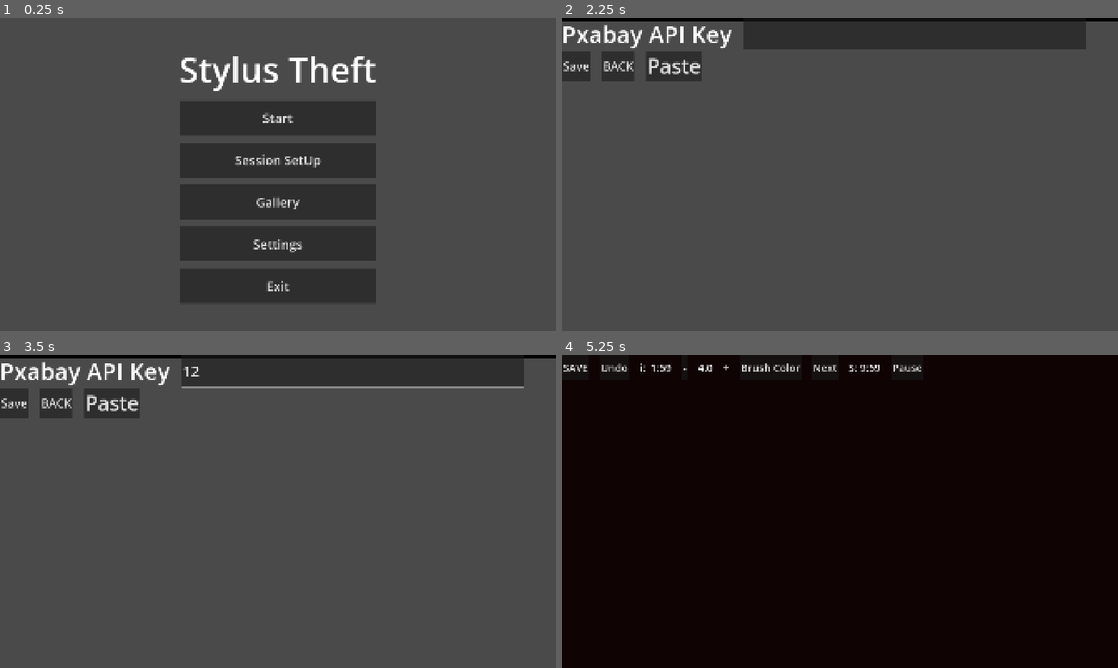
Above: before the commit, frames 1-4 (two rows, left to right).
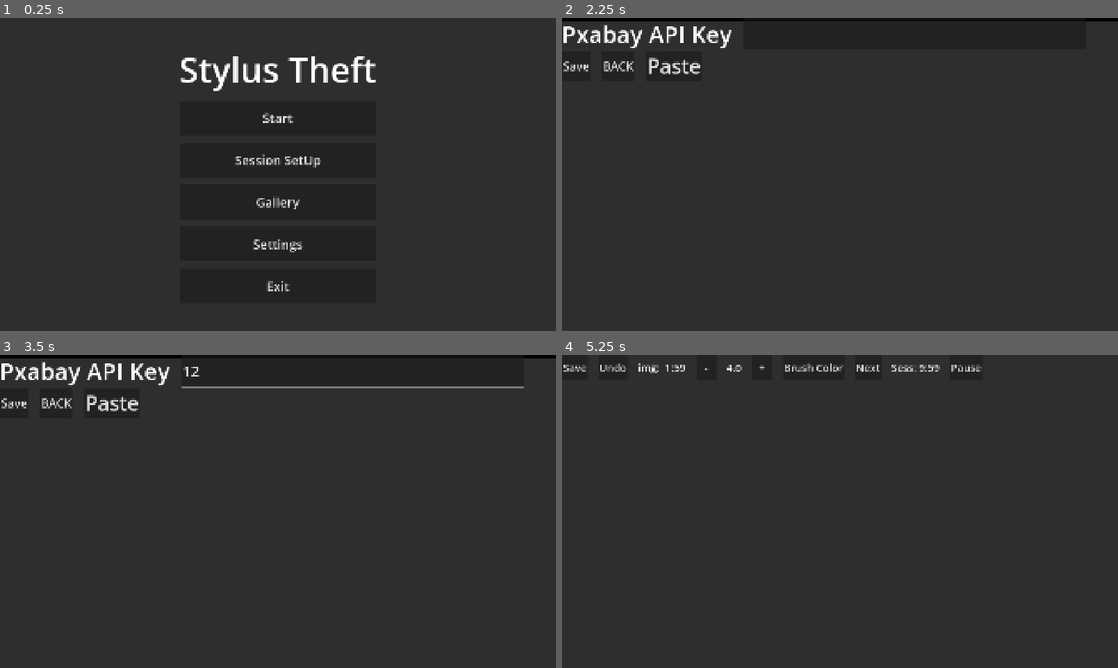
Above: after the commit, the same moments.

Repository: lovetocode/stylusTheft
Game: Godot game, scene res://main.tscn
Same seed, same stepped clock (60 frames per second), same inputs: the game is played once before the commit and once after it. The engine's default icon, where the game draws it, is replaced by a stand-in: a white triangle on a blue panel in a dark square.
Inputs (mouse positions are in pixels of both pictures, inside the frame that each line leads up to):
- Up to frame 1 (0.25 s): no input
- Up to frame 2 (2.25 s): click "Session SetUp" at 0.5 s; click "Back" at 1.25 s; click "Settings" at 2 s
- Up to frame 3 (3.5 s): click (350, 370) at 2.77 s; type "12" at 2.85 s
- Up to frame 4 (5.25 s): click "Save" at 3.5 s; click "BACK" at 4.25 s; click "Start" at 5 s

The runs differ from the first frame. In frame 1, 79% of the frame differs, in the area x 0-100%, y 0-100%; in frame 2, 91%; in frame 3, 90%; in frame 4, 99%.

Commit message:
backgtound color, removed bottom space, added auto save to pause menu

Diff:
--- a/stylus-theft/Scripts/pause_menu.gd
+++ b/stylus-theft/Scripts/pause_menu.gd
@@ -1,4 +1,7 @@
 extends CanvasLayer
+
+signal quit_to_menu_requested
+signal exit_requested
 
 @onready var resume_button: Button = $CenterContainer/VBoxContainer/ResumeButton
 @onready var menu_button: Button = $CenterContainer/VBoxContainer/QuitToMenuButton
@@ -11,6 +14,7 @@
 	menu_button.pressed.connect(_on_menu_pressed)
 	exit_button.pressed.connect(func(): get_tree().quit())
 	exit_button.visible = not OS.has_feature("web")
+	exit_button.pressed.connect(func(): exit_requested.emit())
 
 func open() -> void:
 	visible = true
@@ -21,8 +25,7 @@
 	get_tree().paused = false
 
 func _on_menu_pressed() -> void:
-	get_tree().paused = false
-	get_tree().change_scene_to_file("res://main.tscn")
+	quit_to_menu_requested.emit()
 
 func _notification(what: int) -> void:
 	if what == NOTIFICATION_WM_GO_BACK_REQUEST:
--- a/stylus-theft/Scripts/tracing_canvas.gd
+++ b/stylus-theft/Scripts/tracing_canvas.gd
@@ -32,6 +32,8 @@
 	image_source_choice()
 	timer.timeout.connect(_on_timer_timeout)
 	top_bar.pause_requested.connect(pause_menu.open)
+	pause_menu.quit_to_menu_requested.connect(_on_quit_to_menu)
+	pause_menu.exit_requested.connect(_on_exit_requested)
 
 func _on_pixabay_image_ready(texture: ImageTexture) -> void:
 	reference.texture = texture
@@ -48,7 +50,7 @@
 	return [minutes, seconds]
 
 func _process(delta: float) -> void:
-	label.text = "i: %2d:%02d" % imageduration()
+	label.text = "img: %2d:%02d" % imageduration()
 
 	if session_active == false:
 		return
@@ -56,7 +58,7 @@
 	var remaining: float = max(session_time - sesson_elapsed, 0.0)
 	var minutes: int = int(remaining) / 60
 	var seconds: int = int(remaining) % 60
-	session_time_label.text = "S: %d:%02d" % [minutes, seconds]
+	session_time_label.text = "Sess: %d:%02d" % [minutes, seconds]
 
 	if sesson_elapsed >= session_time:
 		session_active = false
@@ -75,8 +77,9 @@
 	top_bar.size.x = get_viewport_rect().size.x
 	top_bar.size.y = bar_height
 
-	reference.size.y -= bar_height
-	reference.position.y = bar_height
+	var vp = get_viewport().get_visible_rect().size
+	reference.position = Vector2(0, bar_height)
+	reference.size = Vector2(vp.x, vp.y - bar_height)
 
 	draw_layer.position.y = bar_height
 	draw_layer.bar_height = bar_height
@@ -98,6 +101,16 @@
 	clear_drawing()
 	image_source_choice()
 
+func _on_quit_to_menu() -> void:
+	pause_menu.close()
+	await draw_layer.autosave_if_needed()
+	get_tree().change_scene_to_file("res://main.tscn")
+
+func _on_exit_requested() -> void:
+	pause_menu.close()
+	await draw_layer.autosave_if_needed()
+	get_tree().quit()
+
 func image_source_choice():
 	if OS.has_feature("web"):
 		res_loader.load_random_image()
--- a/stylus-theft/main.tscn
+++ b/stylus-theft/main.tscn
@@ -9,7 +9,7 @@
 [node name="background" type="ColorRect" parent="." unique_id=1537605044]
 offset_right = 1919.0
 offset_bottom = 1085.0
-color = Color(0.2890625, 0.28830972, 0.28830972, 1)
+color = Color(0.18039216, 0.18039216, 0.18039216, 1)
 
 [node name="CenterContainer" type="CenterContainer" parent="." unique_id=653639636]
 anchors_preset = 15
--- a/stylus-theft/sessionsettings.tscn
+++ b/stylus-theft/sessionsettings.tscn
@@ -16,7 +16,7 @@
 offset_top = 7.0
 offset_right = 2260.0
 offset_bottom = 1103.0
-color = Color(0.2901961, 0.2901961, 0.2901961, 1)
+color = Color(0.18039216, 0.18039216, 0.18039216, 1)
 
 [node name="Settings" type="Label" parent="." unique_id=344986912]
 offset_left = 722.0
--- a/stylus-theft/settings.tscn
+++ b/stylus-theft/settings.tscn
@@ -10,7 +10,7 @@
 offset_top = 12.0
 offset_right = 1949.0
 offset_bottom = 1149.0
-color = Color(0.2901961, 0.2901961, 0.2901961, 1)
+color = Color(0.18039216, 0.18039216, 0.18039216, 1)
 
 [node name="VBoxContainer" type="VBoxContainer" parent="." unique_id=327181902]
 offset_right = 1810.0
--- a/stylus-theft/tracing_canvas.tscn
+++ b/stylus-theft/tracing_canvas.tscn
@@ -28,8 +28,6 @@
 [ext_resource type="Texture2D" uid="uid://c0elgu5qqilad" path="res://images/towfiqu-barbhuiya-uNi4M3sHqOo-unsplash.jpg" id="23_qrqwa"]
 [ext_resource type="PackedScene" uid="uid://bmyni7fdujd34" path="res://pause_menu.tscn" id="27_gnepd"]
 
-[sub_resource type="StyleBoxTexture" id="StyleBoxTexture_56r6y"]
-
 [node name="TracingCanvas" type="Node2D" unique_id=756514409]
 script = ExtResource("1_xrmd8")
 metadata/_edit_vertical_guides_ = [-490.0]
@@ -39,7 +37,7 @@
 offset_top = -43.0
 offset_right = 2088.0
 offset_bottom = 1095.0
-color = Color(0.059895813, 0.009826656, 0.009826656, 1)
+color = Color(0.18039216, 0.18039216, 0.18039216, 1)
 
 [node name="reference" type="TextureRect" parent="." unique_id=2049516489]
 offset_left = -1.0
@@ -76,7 +74,7 @@
 [node name="Save" type="Button" parent="ToolBar" unique_id=1259386537]
 layout_mode = 2
 theme_override_font_sizes/font_size = 36
-text = "SAVE"
+text = "Save"
 
 [node name="Undo" type="Button" parent="ToolBar" unique_id=450279812]
 layout_mode = 2
@@ -89,6 +87,8 @@
 text = "00:00"
 
 [node name="Minus" type="Button" parent="ToolBar" unique_id=239750607]
+custom_minimum_size = Vector2(70, 0)
+clip_contents = true
 layout_mode = 2
 theme_override_font_sizes/font_size = 36
 text = "-"
@@ -99,10 +99,9 @@
 text = "4.5"
 
 [node name="Plus" type="Button" parent="ToolBar" unique_id=1535708974]
-custom_minimum_size = Vector2(5, 5)
+custom_minimum_size = Vector2(70, 0)
 layout_mode = 2
 theme_override_font_sizes/font_size = 36
-theme_override_styles/normal = SubResource("StyleBoxTexture_56r6y")
 text = "+"
 
 [node name="AudioStreamPlayer2D" type="AudioStreamPlayer2D" parent="ToolBar" unique_id=1238375095]
